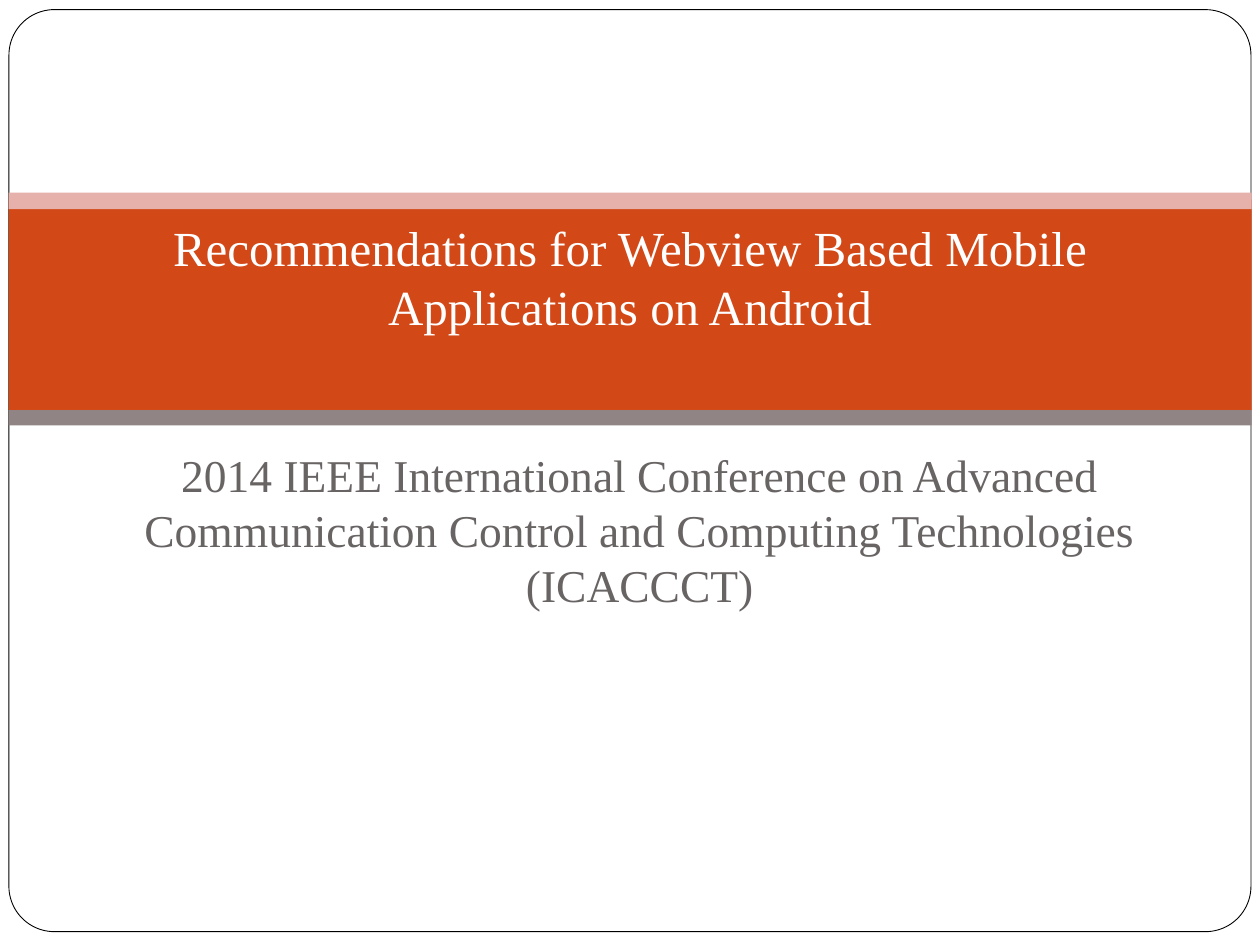
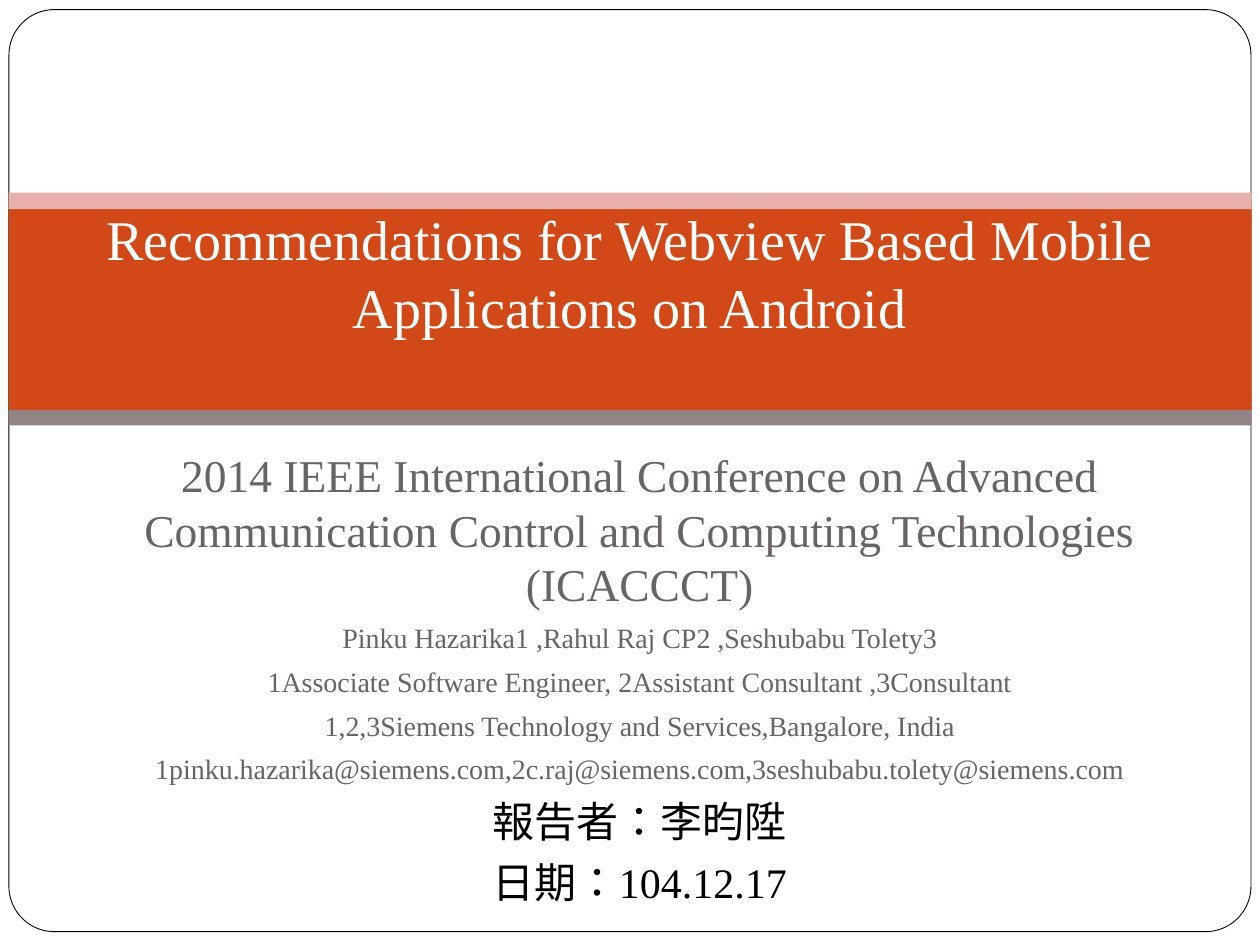
Before and after one commit to peter279k/regular_meeting, a slide deck: slide 1 of Recommendations for Webview Based Mobile.ppt. Drawn at 1260x945 pixels with LibreOffice and Linux fonts; fonts in the diff are those of the drawing; background and template pictures are left out. Boxes give left, top, right and bottom in pixels: in the first picture for what was removed or moved away, otherwise in the second. Text is boxed around its words. In the diff, an @@ line names an element or a change of style, - is before the commit and + after.

```diff
--- a/Recommendations for Webview Based Mobile.ppt
+++ b/Recommendations for Webview Based Mobile.ppt
@@ title "Recommendations for Webview Based Mobile ..." at [106, 220, 1152, 338]: size 28 to 32 pt @@
@@ subtitle added at [144, 460, 1134, 902], 16 pt, text #696464 @@
+2014 IEEE International Conference on Advanced Communication Control and Computing Technologies (ICACCCT)
+Pinku Hazarika1 ,Rahul Raj CP2 ,Seshubabu Tolety3
+1Associate Software Engineer, 2Assistant Consultant ,3Consultant
+1,2,3Siemens Technology and Services,Bangalore, India
+1pinku.hazarika@siemens.com,2c.raj@siemens.com,3seshubabu.tolety@siemens.com
+報告者：李昀陞
+日期：104.12.17
```
Also in this commit, not shown: 11 other slides changed.
